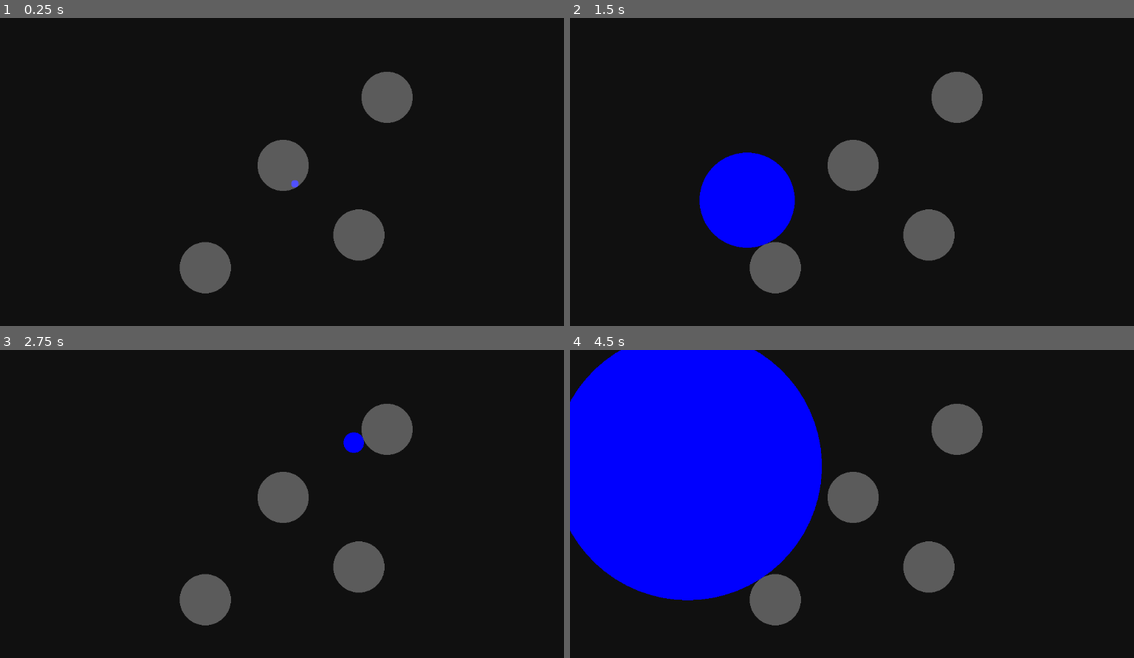
Above: before the commit, frames 1-4 (two rows, left to right).
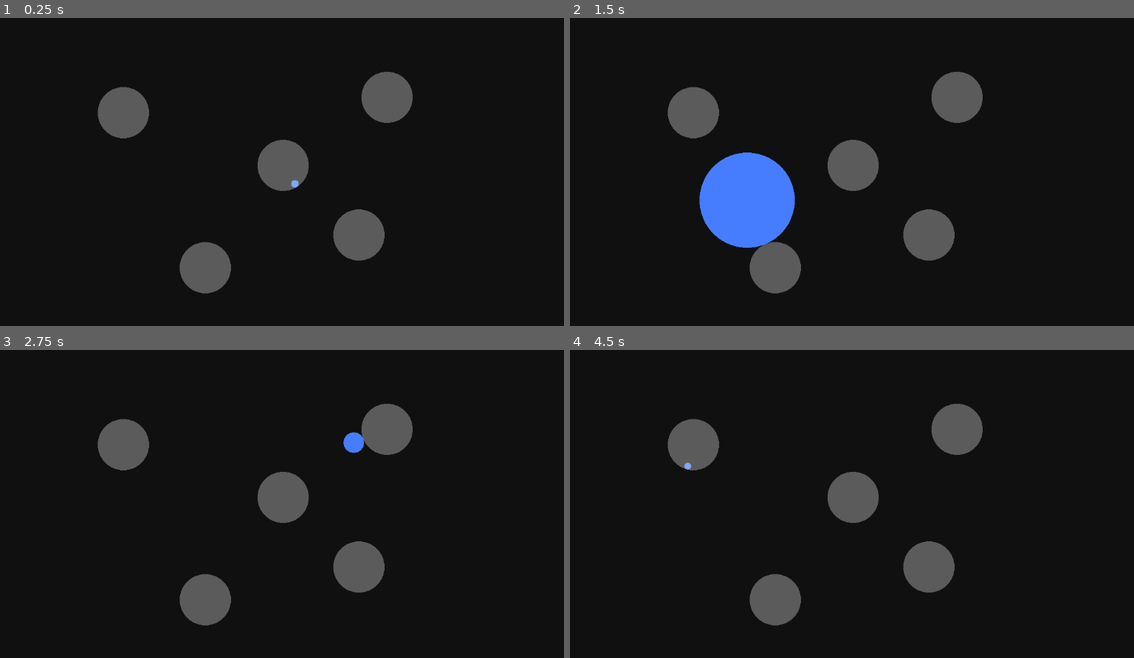
Above: after the commit, the same moments.

Repository: C1nemaclub/ray-marching
Game: Godot game, scene res://main.tscn
Two runs of this game, one before a commit and one after it. Both use one fixed random seed, a clock stepped at 60 frames per second and the inputs below.
Inputs (mouse positions are in pixels of both pictures, inside the frame that each line leads up to):
- Up to frame 1 (0.25 s): no input
- Up to frame 2 (1.5 s): tap Enter at 0.5 s; move the mouse to (993, 165) at 0.52 s; tap Space at 1.25 s; move the mouse to (744, 199) at 1.27 s
- Up to frame 3 (2.75 s): tap Enter at 2 s; move the mouse to (355, 442) at 2.02 s
- Up to frame 4 (4.5 s): tap Space at 2.75, 4.25 s; move the mouse to (835, 581) at 2.77 s; tap Enter at 3.5 s; move the mouse to (1043, 565) at 3.52 s; move the mouse to (688, 467) at 4.27 s

The runs differ from the first frame. In frame 1, 1.2% of the frame differs, in the area x 17-54%, y 22-56%; in frame 2, 5.3%; in frame 3, 1.4%; in frame 4, 31%, in the area x 0-45%, y 0-82%.

Commit message:
initialize

Diff:
--- a/main.gd
+++ b/main.gd
@@ -17,21 +17,25 @@
 	time += 0.1;
 	if($Line2D.get_point_count() > 0):
 		var closestCircle = get_closest_circle_position($Line2D.get_point_position(0))
-		$Line2D.set_point_position(1, closestCircle)
+		$Line2D.set_point_position(1, closestCircle.position)
 		$Line2D.set_point_position(0, get_global_mouse_position())
 		$MeshInstance2D.position = $Line2D.get_point_position(0)
-		var distance = closestCircle.distance_to(get_global_mouse_position()) - 50
+		var closestCircleRadius = closestCircle.get_child(0).shape.radius
+		var distance = closestCircle.position.distance_to(get_global_mouse_position()) - closestCircleRadius
 		$MeshInstance2D.mesh.radius = distance
 		$MeshInstance2D.mesh.height = distance * 2
 
+
 func get_closest_circle_position(target: Vector2):
-		var closest: Vector2;
+		#var closest: Vector2;
 		var circles =  get_tree().get_nodes_in_group("circle")
+		var closestCircle = circles[0]
+		var closest: Vector2 = circles[0].position
 		for x in circles:
 			if target.distance_to(x.position) <= target.distance_to(closest):
-				var circleRadius = x.get_child(0).shape.radius
 				closest = x.position;
-		return closest;
+				closestCircle = x;
+		return closestCircle;
 
 func drawCollisionShape(radius: float, position: Vector2):
 	var shape = CollisionShape2D.new()
@@ -52,7 +56,6 @@
 
 	return polygon
 
-
 #func _draw():
 	#var godot_blue : Color = Color("478cbf")
 	#draw_polygon(generate_circle_polygon(100, 100, Vector2(500, 250)),[godot_blue] )
--- a/main.tscn
+++ b/main.tscn
@@ -17,7 +17,7 @@
 script = ExtResource("1_m6f1f")
 
 [node name="MeshInstance2D" type="MeshInstance2D" parent="."]
-modulate = Color(0, 0, 1, 1)
+modulate = Color(0.27451, 0.490196, 1, 1)
 mesh = SubResource("SphereMesh_q6s02")
 
 [node name="Line2D" type="Line2D" parent="."]
@@ -69,3 +69,13 @@
 [node name="MeshInstance2D" type="MeshInstance2D" parent="Area2D4"]
 modulate = Color(1, 1, 1, 0.172549)
 mesh = SubResource("SphereMesh_x2m6o")
+
+[node name="Area2D5" type="Area2D" parent="." groups=["circle"]]
+position = Vector2(241, 185)
+
+[node name="CollisionShape2D" type="CollisionShape2D" parent="Area2D5"]
+shape = SubResource("CircleShape2D_ew6qe")
+
+[node name="MeshInstance2D" type="MeshInstance2D" parent="Area2D5"]
+modulate = Color(1, 1, 1, 0.172549)
+mesh = SubResource("SphereMesh_x2m6o")
